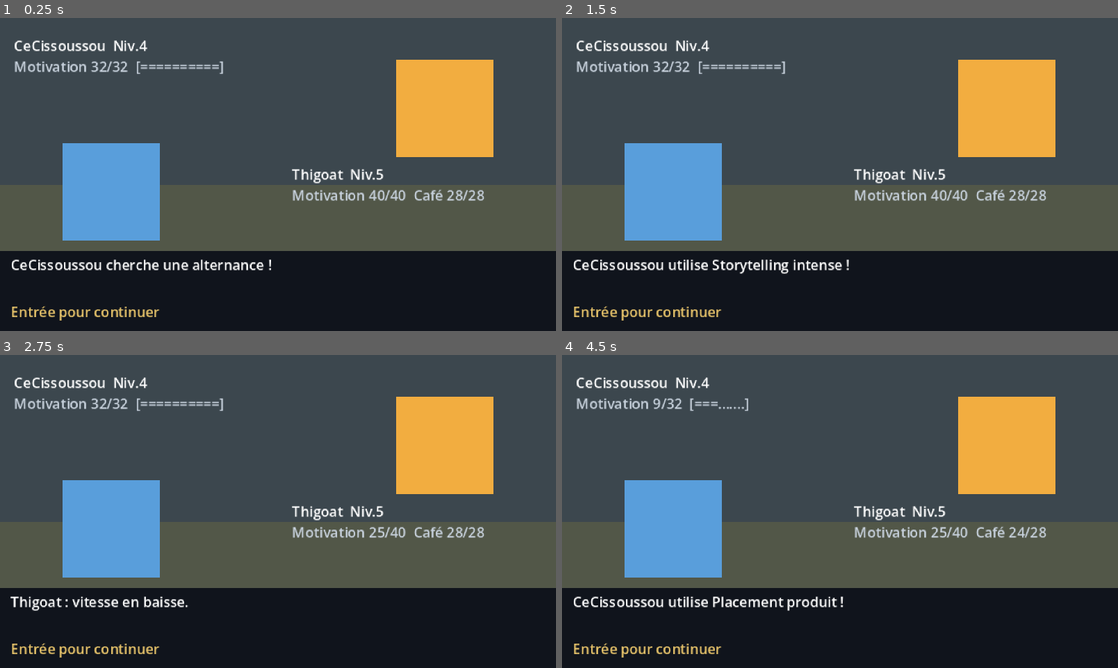
Above: before the commit, frames 1-4 (two rows, left to right).
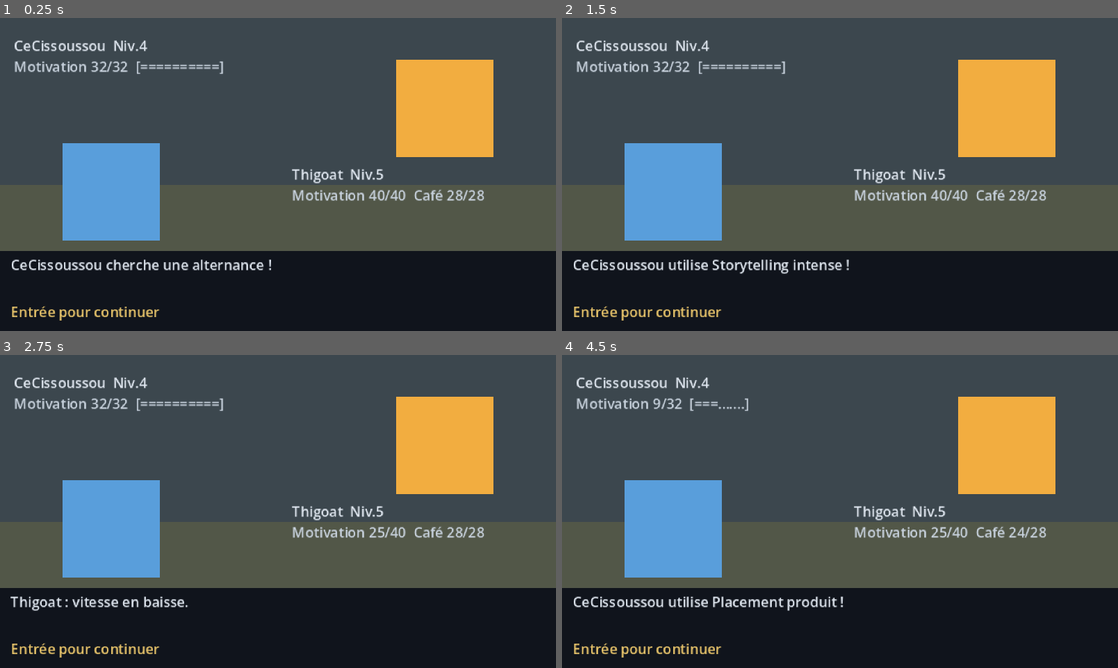
Above: after the commit, the same moments.

Repository: ThibaultGRAND/EEMIDEX
Game: Godot game, scene res://scenes/battle/battle.tscn
Same seed, same stepped clock (60 frames per second), same inputs: the game is played once before the commit and once after it. This scene is started directly instead of the project's main scene.
Inputs:
- Up to frame 1 (0.25 s): no input
- Up to frame 2 (1.5 s): tap Enter (ui_accept) at 0.5, 0.77, 1.25 s; hold Right (ui_right) 0.53-1.28 s; tap Tab at 0.6 s; hold Down (ui_down) from 1.28 s (still down); tap Shift at 1.35 s
- Up to frame 3 (2.75 s): tap Enter (ui_accept) at 1.52, 2 s; release Down (ui_down) at 2.03 s; hold Right (ui_right) from 2.03 s (still down); tap Tab at 2.1 s
- Up to frame 4 (4.5 s): tap Enter (ui_accept) at 2.75, 3.02, 3.5, 3.77, 4.25 s; release Right (ui_right) at 2.78 s; hold Up (ui_up) 2.78-3.53 s; tap Shift at 2.85, 4.35 s; hold Left (ui_left) from 3.53 s (still down); tap Tab at 3.6 s

The runs differ from the first frame. In frame 1, 0.6% of the frame differs, in the area x 2-69%, y 7-81%; in frame 2, 0.6%, in the area x 2-69%, y 7-82%; in frame 3, 0.5%; in frame 4, 0.6%.

Commit message:
L'evolution se declenche au niveau : Stagiaire a 8, Alternant a 14
Chomeur -> Stagiaire -> Alternant. Chaque stade ajoute +4 Motivation et +2
sur les trois autres stats, en plus du gain de niveau ordinaire, et remotive
entierement l'alternant au passage. Type et attaques ne changent pas.

Les paliers sont places pour etre atteints : un alternant part au niveau 5 et
plafonne vers 15, puisqu'il ne monte que s'il reste sous le niveau du vaincu
plus trois. Le second palier tombe juste avant le combat final.

Le stade n'est pas stocke mais deduit du niveau, donc les sauvegardes
existantes se mettent a jour toutes seules et il n'y a aucun etat a
desynchroniser.

Verifie : au niveau 7 Thigoat a 44 de Motivation, au niveau 8 il en a 50 et
devient Stagiaire ; au niveau 15 il est Alternant et au bout de sa carriere.

Co-Authored-By: Claude Opus 5 <noreply@anthropic.com>

Diff:
--- a/project.godot
+++ b/project.godot
@@ -29,6 +29,10 @@
 window/stretch/mode="canvas_items"
 window/stretch/scale_mode="integer"
 
+[gui]
+
+theme/custom="res://scenes/ui/theme_moustache.tres"
+
 [rendering]
 
 textures/canvas_textures/default_texture_filter=0
--- a/scenes/battle/battle.gd
+++ b/scenes/battle/battle.gd
@@ -352,9 +352,15 @@
 func _victoire() -> void:
 	await _dire("%s est hors de combat !" % _ennemi.nom())
 	if _actif.niveau < _ennemi.niveau + 3:
+		var stade_avant := _actif.stade()
 		_actif.niveau += 1
 		_actif.soigner(2)
 		await _dire("%s passe au niveau %d !" % [_actif.nom(), _actif.niveau])
+		if _actif.stade() > stade_avant:
+			_actif.soigner_tout()
+			_rafraichir()
+			await _dire("%s finit son année : il devient %s !"
+				% [_actif.nom(), _actif.nom_du_stade()])
 	if GameState.combat_est_boss:
 		GameState.lever_drapeau(&"gardien_battu")
 		await _dire("La pointe est à vous. Fin du MVP : merci d'avoir joué.")
--- a/scenes/world/world.gd
+++ b/scenes/world/world.gd
@@ -529,7 +529,11 @@
 func _texte_equipe() -> String:
 	var lignes: Array = ["Équipe (%d/%d alternants)" % [GameState.equipe.size(), GameState.TAILLE_EQUIPE_MAX]]
 	for g in GameState.equipe:
-		lignes.append("%s  Niv.%d  Motivation %d/%d" % [g.nom(), g.niveau, g.pv, g.pv_max()])
+		var palier: int = g.prochain_palier()
+		lignes.append("%s  %s  Niv.%d%s  Motivation %d/%d" % [
+			g.nom(), g.nom_du_stade(), g.niveau,
+			"  (évolue au %d)" % palier if palier > 0 else "",
+			g.pv, g.pv_max()])
 		lignes.append("   ATT %d (+%d/%d)  DEF %d  VIT %d (+%d/%d)" % [
 			g.attaque(), g.bonus_de(&"attaque"), GoneInstance.BONUS_MAX,
 			g.defense(), g.vitesse(), g.bonus_de(&"vitesse"), GoneInstance.BONUS_MAX])
--- a/scripts/data/gone_instance.gd
+++ b/scripts/data/gone_instance.gd
@@ -18,13 +18,39 @@
 	pv = pv_max()
 	cafe = cafe_max()
 
+## Les trois stades d'une carriere, et le niveau qui les declenche.
+## Le palier est volontairement a portee : un alternant part au niveau 5 et
+## plafonne vers 15, donc les deux evolutions sont atteignables en jouant.
+const PALIERS: Array[int] = [1, 8, 14]
+const STADES: Array[String] = ["Chômeur", "Stagiaire", "Alternant"]
+
+## Chaque stade franchi ajoute ceci, en plus du gain de niveau ordinaire.
+const EVOLUTION_MOTIVATION := 4
+const EVOLUTION_AUTRES := 2
+
 func nom() -> String:
 	return data.display_name if data != null else "???"
+
+## 0 chomeur, 1 stagiaire, 2 alternant.
+func stade() -> int:
+	var atteint := 0
+	for i in PALIERS.size():
+		if niveau >= PALIERS[i]:
+			atteint = i
+	return atteint
+
+func nom_du_stade() -> String:
+	return STADES[stade()]
+
+## Le niveau qui declenche l'evolution suivante, 0 s'il n'y en a plus.
+func prochain_palier() -> int:
+	var prochain := stade() + 1
+	return PALIERS[prochain] if prochain < PALIERS.size() else 0
 
 func pv_max() -> int:
 	if data == null:
 		return 1
-	return data.base_pv + bonus_pv + (niveau - 1) * 2
+	return data.base_pv + bonus_pv + (niveau - 1) * 2 + stade() * EVOLUTION_MOTIVATION
 
 ## L'energie disponible pour attaquer.
 func cafe_max() -> int:
@@ -46,17 +72,17 @@
 func attaque() -> int:
 	if data == null:
 		return 1
-	return data.base_attaque + bonus_attaque + (niveau - 1)
+	return data.base_attaque + bonus_attaque + (niveau - 1) + stade() * EVOLUTION_AUTRES
 
 func defense() -> int:
 	if data == null:
 		return 1
-	return data.base_defense + bonus_defense + (niveau - 1)
+	return data.base_defense + bonus_defense + (niveau - 1) + stade() * EVOLUTION_AUTRES
 
 func vitesse() -> int:
 	if data == null:
 		return 1
-	return data.base_vitesse + bonus_vitesse + (niveau - 1)
+	return data.base_vitesse + bonus_vitesse + (niveau - 1) + stade() * EVOLUTION_AUTRES
 
 func est_ko() -> bool:
 	return pv <= 0
Not shown, added: assets/audio/boutique.ogg.import
Not shown, added: assets/audio/combat.ogg.import
Not shown, added: assets/audio/exploration.ogg.import
Not shown, changed: CLAUDE.MD
Not shown, added: assets/audio/boutique.ogg
Not shown, added: assets/audio/combat.ogg
Not shown, added: assets/audio/exploration.ogg
Not shown, added: docs/interface.md
Not shown, changed: docs/regles.md
